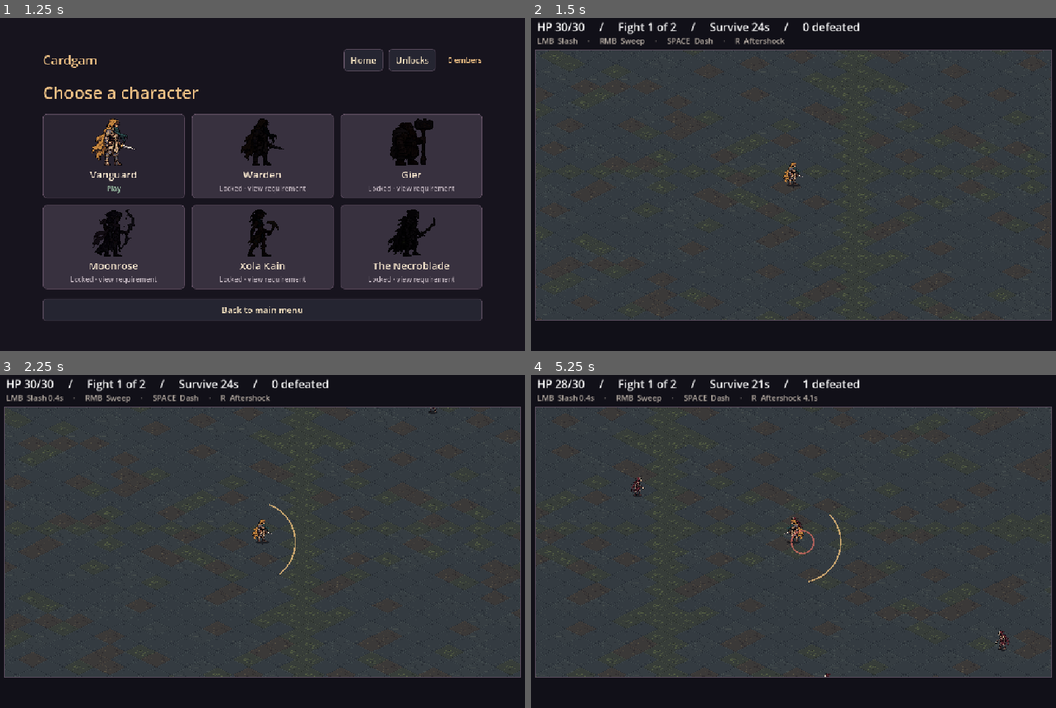
Above: before the commit, frames 1-4 (two rows, left to right).
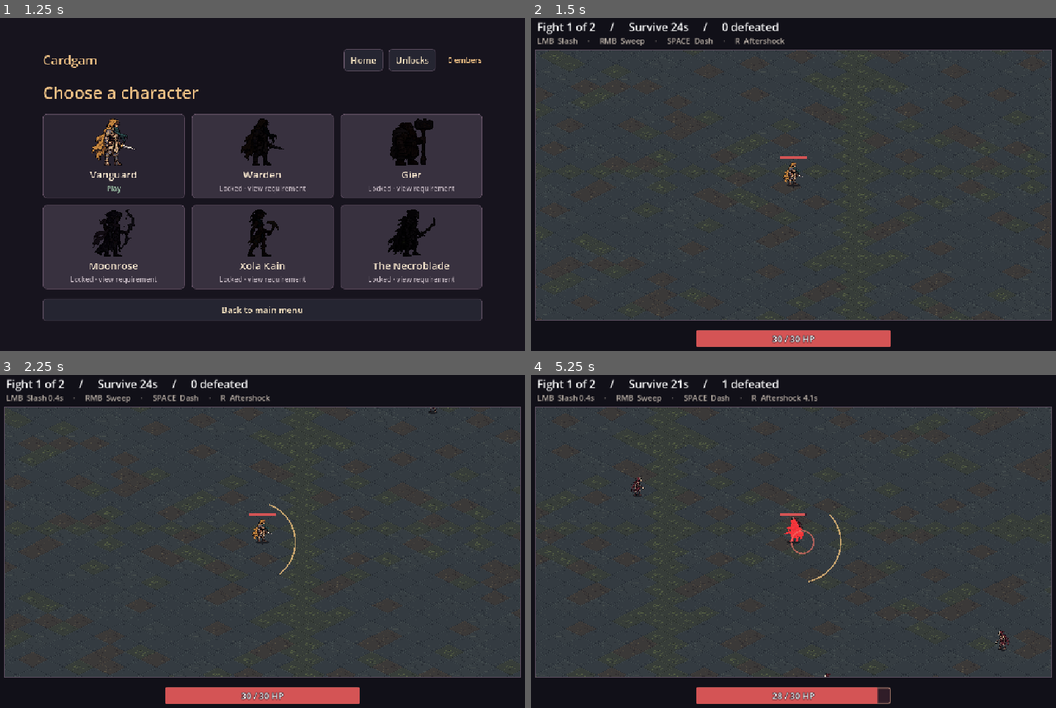
Above: after the commit, the same moments.

Repository: joelyou20/cardgam
Game: Godot game, scene res://arena.tscn
Same seed, same stepped clock (60 frames per second), same inputs: the game is played once before the commit and once after it.
Inputs (mouse positions are in pixels of both pictures, inside the frame that each line leads up to):
- Up to frame 1 (1.25 s): click "Play" at 0.5 s
- Up to frame 2 (1.5 s): click (646, 154) at 1.25 s
- Up to frame 3 (2.25 s): tap Enter at 2 s; move the mouse to (383, 524) at 2.02 s; hold D from 2.03 s (still down); tap 1 at 2.1 s; click (383, 524) at 2.17 s
- Up to frame 4 (5.25 s): tap Space at 2.27, 3.02, 4.52 s; move the mouse to (683, 558) at 2.77 s; release D at 2.78 s; hold S 2.78-3.53 s; tap 2 at 2.85 s; click (683, 558) at 2.92 s; move the mouse to (846, 464) at 3.52 s; hold D 3.53-4.28 s; tap 3 at 3.6 s; click (846, 464) at 3.67 s; move the mouse to (767, 611) at 4.27 s; hold W 4.28-5.03 s; tap R at 4.35 s; click (767, 611) at 4.42 s; move the mouse to (956, 594) at 5.02 s; hold A from 5.03 s (still down); tap 1 at 5.1 s; click (956, 594) at 5.17 s

Frame 1 is identical in both runs. In frame 2, 2.8% of the frame differs, in the area x 1-69%, y 1-99%; in frame 3, 2.8%; in frame 4, 2.9%.

Commit message:
Add damage numbers, health bars, and critical hit flashes

Diff:
--- a/main/arena.gd
+++ b/main/arena.gd
@@ -1,6 +1,14 @@
 extends Node2D
 
 const FrontMenu := preload("res://front_menu.gd")
+const MAX_HEALTH := 30
+const CRIT_CHANCE := 0.10
+const HIT_FLASH_TIME := 0.18
+const DAMAGE_NUMBER_TIME := 0.78
+const HIT_RED := Color("#ff333b")
+const HP_FILL := Color("#d45455")
+const HP_TRACK := Color("#301d28")
+const HP_BORDER := Color("#a27869")
 const WARDEN_COST := 3
 const GIER_KILLS := 30
 const XOLA_DRAFTS := 4
@@ -87,7 +95,9 @@
 var player_looks_left := false
 var player_is_warden := false
 var dash_left := 0.0
-var health := 30
+var health := MAX_HEALTH
+var player_flash_until := 0.0
+var player_hit_color := HIT_RED
 var beacon_health := 12
 var invulnerable := 0.0
 var shield := false
@@ -112,7 +122,12 @@
 var effects: Array[Dictionary] = []
 var fires: Array[Dictionary] = []
 var rng := RandomNumberGenerator.new()
-
+var crit_rng := RandomNumberGenerator.new()
+var damage_numbers: Array[Dictionary] = []
+var flash_masks := {}
+
+var health_bar: ProgressBar
+var health_text: Label
 var front_menu: Control
 var hud: Label
 var notice: Label
@@ -121,6 +136,8 @@
 
 func _ready() -> void:
 	rng.randomize()
+	crit_rng.randomize()
+	build_flash_masks()
 	texture_filter = CanvasItem.TEXTURE_FILTER_NEAREST
 	load_progress()
 	build_interface()
@@ -153,6 +170,7 @@
 	notice.position = Vector2(28, 48)
 	notice.modulate = Color("#bdb3a9")
 	layer.add_child(notice)
+	build_health_bar(layer)
 	overlay = PanelContainer.new()
 	overlay.position = Vector2(245, 115)
 	overlay.custom_minimum_size.x = 630
@@ -173,7 +191,43 @@
 	front_menu = FrontMenu.new(self, theme)
 	layer.add_child(front_menu)
 
+func build_health_bar(layer: CanvasLayer) -> void:
+	health_bar = ProgressBar.new()
+	layer.add_child(health_bar)
+	health_bar.set_anchors_and_offsets_preset(Control.PRESET_CENTER_BOTTOM)
+	health_bar.offset_left = -202
+	health_bar.offset_right = 202
+	health_bar.offset_top = -58
+	health_bar.offset_bottom = -24
+	health_bar.max_value = MAX_HEALTH
+	health_bar.show_percentage = false
+	health_bar.mouse_filter = Control.MOUSE_FILTER_IGNORE
+	var track := StyleBoxFlat.new()
+	track.bg_color = HP_TRACK
+	track.border_color = HP_BORDER
+	track.set_border_width_all(2)
+	track.set_corner_radius_all(4)
+	var fill := StyleBoxFlat.new()
+	fill.bg_color = HP_FILL
+	fill.set_corner_radius_all(3)
+	health_bar.add_theme_stylebox_override("background", track)
+	health_bar.add_theme_stylebox_override("fill", fill)
+	health_text = Label.new()
+	health_text.horizontal_alignment = HORIZONTAL_ALIGNMENT_CENTER
+	health_text.vertical_alignment = VERTICAL_ALIGNMENT_CENTER
+	health_text.mouse_filter = Control.MOUSE_FILTER_IGNORE
+	health_text.add_theme_color_override("font_outline_color", Color("#210f19"))
+	health_text.add_theme_constant_override("outline_size", 5)
+	health_text.add_theme_font_size_override("font_size", 18)
+	health_bar.add_child(health_text)
+	health_text.set_anchors_and_offsets_preset(Control.PRESET_FULL_RECT)
+
+func update_health_display() -> void:
+	health_bar.value = health
+	health_text.text = "%d / %d HP" % [health, MAX_HEALTH]
+
 func show_menu(title: String, description: String) -> void:
+	health_bar.hide()
 	for child in options.get_children():
 		options.remove_child(child)
 		child.queue_free()
@@ -205,6 +259,9 @@
 	character = "Vanguard"
 	hero = HeroActions.new(self)
 	phase = "title"
+	health_bar.hide()
+	damage_numbers.clear()
+	player_flash_until = 0.0
 	deck.clear()
 	enemies.clear()
 	fires.clear()
@@ -256,7 +313,7 @@
 	player_is_warden = character == "Warden"
 	deck.clear()
 	run_unlocks.clear()
-	health = 30
+	health = MAX_HEALTH
 	kills = 0
 	stage = 1
 	route = ""
@@ -280,10 +337,14 @@
 	previous_attack = -1
 	shield = false
 	elapsed = 0.0
+	damage_numbers.clear()
+	player_flash_until = 0.0
 	spawn_left = 0.2
 	if route == "road":
 		spawn_enemy(true)
 	overlay.hide()
+	health_bar.show()
+	update_hud()
 
 func _unhandled_input(event: InputEvent) -> void:
 	var ability := -1
@@ -328,6 +389,7 @@
 
 func update_fight(delta: float) -> void:
 	elapsed += delta
+	damage_numbers = damage_numbers.filter(func(number): return elapsed - number.time < DAMAGE_NUMBER_TIME)
 	for index in range(cooldowns.size()):
 		cooldowns[index] = maxf(0.0, cooldowns[index] - delta)
 	invulnerable = maxf(0.0, invulnerable - delta)
@@ -372,7 +434,8 @@
 		objective = "Protect the beacon · %d/12 · %ds" % [beacon_health, maxi(0, ceili(23.0 - elapsed))]
 	elif route == "road":
 		objective = "Defeat the road captain"
-	hud.text = "HP %d/30     /     Fight %d of 2     /     %s     /     %d defeated" % [health, stage, objective, kills]
+	hud.text = "Fight %d of 2     /     %s     /     %d defeated" % [stage, objective, kills]
+	update_health_display()
 	var status := PackedStringArray()
 	for index in range(CONTROLS.size()):
 		var recovery: float = cooldowns[index]
@@ -445,10 +508,9 @@
 			shield = false
 			strike(position_in_arena, facing, 95.0, -1.0, 2, 85.0, 0.9)
 			if "Beacon Oath" in deck:
-				health = mini(30, health + 4)
+				heal_player(4)
 		else:
-			health = maxi(0, health - (4 if enemy.elite else 2))
-			hero.hidden = 0.0
+			damage_player(2, enemy.elite)
 			add_effect(position_in_arena, 28, Color("#ef746a"))
 	elif enemy.raider and ally.is_empty() and offset.length() <= contact:
 		beacon_health = maxi(0, beacon_health - 1)
@@ -514,6 +576,34 @@
 		var shove := -65.0 if "Undertow" in deck else 30.0
 		strike(position_in_arena, aim, 120.0, -1.0, 2, shove, 0.55)
 
+func damage_enemy(enemy: Dictionary, base_damage: int) -> void:
+	if base_damage <= 0 or enemy.hp <= 0:
+		return
+	var critical := crit_rng.randf() < CRIT_CHANCE
+	var damage := base_damage * (2 if critical else 1)
+	enemy.hp = maxi(0, enemy.hp - damage)
+	var tint := Color.WHITE if critical else HIT_RED
+	if critical or elapsed >= enemy.get("flash_until", 0.0) or enemy.get("hit_color", HIT_RED) != Color.WHITE:
+		enemy.hit_color = tint
+		enemy.flash_until = elapsed + HIT_FLASH_TIME
+	var height := 57.0 if enemy.elite else 38.0
+	var drift := float(posmod(enemy.id + damage_numbers.size() * 7, 19) - 9)
+	damage_numbers.append({"pos": enemy.pos - Vector2(0, height + 11), "time": elapsed, "damage": damage, "critical": critical, "drift": drift})
+
+func damage_player(base_damage: int, critical: bool) -> void:
+	if base_damage <= 0 or health <= 0:
+		return
+	health = maxi(0, health - base_damage * (2 if critical else 1))
+	hero.hidden = 0.0
+	if critical or elapsed >= player_flash_until or player_hit_color != Color.WHITE:
+		player_hit_color = Color.WHITE if critical else HIT_RED
+		player_flash_until = elapsed + HIT_FLASH_TIME
+	update_health_display()
+
+func heal_player(amount: int) -> void:
+	health = mini(MAX_HEALTH, health + amount)
+	update_health_display()
+
 func strike(origin: Vector2, aim: Vector2, reach: float, arc: float, damage: int, knockback := 0.0, stagger := 0.0, excluded := {}) -> Array[Dictionary]:
 	var hits: Array[Dictionary] = []
 	for enemy in enemies:
@@ -522,7 +612,7 @@
 			continue
 		if offset != Vector2.ZERO and offset.normalized().dot(aim) < arc:
 			continue
-		enemy.hp -= damage
+		damage_enemy(enemy, damage)
 		enemy.stagger = maxf(enemy.stagger, stagger)
 		var displacement := knockback
 		if knockback < 0.0:
@@ -544,7 +634,7 @@
 		fire.tick = 0.45
 		for enemy in enemies:
 			if fire.pos.distance_squared_to(enemy.pos) <= 72.0 * 72.0:
-				enemy.hp -= 1
+				damage_enemy(enemy, 1)
 	fires = fires.filter(func(fire): return fire.life > 0)
 
 func remove_defeated() -> void:
@@ -576,6 +666,7 @@
 	if elapsed < 24.0:
 		phase = "fight"
 		overlay.hide()
+		health_bar.show()
 		return
 	phase = "story"
 	show_menu("The ferryman’s signal", "The ferryman needs the beacon lit to guide his boat through the fog. Raiders are already on the bank. An old road bypasses the crossing, but its captain bars the way.")
@@ -585,7 +676,7 @@
 func choose_route(choice: String) -> void:
 	route = choice
 	stage = 2
-	health = mini(30, health + 8)
+	heal_player(8)
 	begin_fight()
 
 func finish_run(won: bool) -> void:
@@ -657,7 +748,44 @@
 			var source := Rect2(clipped.position - tile.position + Vector2(variant * TILE_SIZE.x, 0), clipped.size)
 			draw_texture_rect_region(TERRAIN_ART, Rect2(clipped.position - offset, clipped.size), source)
 
-func draw_actor(art: Texture2D, feet: Vector2, height: float, looks_left: bool, tint: Color) -> void:
+func build_flash_masks() -> void:
+	var textures := HERO_ART.values()
+	textures.append(PLAYER_ART)
+	textures.append(ENEMY_ART)
+	for art in textures:
+		var source: Image = art.get_image()
+		var mask := Image.create_empty(source.get_width(), source.get_height(), false, Image.FORMAT_RGBA8)
+		for y in range(source.get_height()):
+			for x in range(source.get_width()):
+				mask.set_pixel(x, y, Color(1.0, 1.0, 1.0, source.get_pixel(x, y).a))
+		flash_masks[art] = ImageTexture.create_from_image(mask)
+
+func draw_health_above_player(feet: Vector2) -> void:
+	var bar := Rect2(feet - Vector2(28, 48 + hero.lift + 12), Vector2(56, 7))
+	draw_rect(bar, HP_BORDER)
+	var track := bar.grow(-1)
+	draw_rect(track, HP_TRACK)
+	track.size.x *= float(health) / MAX_HEALTH
+	if track.has_area():
+		draw_rect(track, HP_FILL)
+
+func draw_damage_numbers(offset: Vector2) -> void:
+	var font := ThemeDB.fallback_font
+	for number in damage_numbers:
+		var progress := clampf((elapsed - number.time) / DAMAGE_NUMBER_TIME, 0.0, 1.0)
+		var point: Vector2 = number.pos - offset + Vector2(number.drift * progress, -35.0 * ease(progress, 0.65))
+		if not FIELD.grow(24.0).has_point(point):
+			continue
+		var text := str(number.damage)
+		var font_size := 25 if number.critical else 18
+		var alpha := 1.0 - smoothstep(0.48, 1.0, progress)
+		var color := Color.WHITE if number.critical else Color("#ffd696")
+		color.a = alpha
+		point.x -= font.get_string_size(text, HORIZONTAL_ALIGNMENT_LEFT, -1, font_size).x / 2.0
+		draw_string_outline(font, point, text, HORIZONTAL_ALIGNMENT_LEFT, -1, font_size, 6 if number.critical else 4, Color(0.08, 0.05, 0.08, alpha))
+		draw_string(font, point, text, HORIZONTAL_ALIGNMENT_LEFT, -1, font_size, color)
+
+func draw_actor(art: Texture2D, feet: Vector2, height: float, looks_left: bool, tint: Color, flash := Color.TRANSPARENT, flash_until := 0.0) -> void:
 	feet = feet.round()
 	var width := roundf(height * art.get_width() / art.get_height())
 	var shadow := PackedVector2Array()
@@ -665,7 +793,11 @@
 		shadow.append(feet + Vector2.from_angle(TAU * index / 16.0) * Vector2(width * 0.31, 4))
 	draw_colored_polygon(shadow, Color(0.06, 0.055, 0.075, 0.62))
 	draw_set_transform(feet, 0.0, Vector2(-1, 1) if looks_left else Vector2.ONE)
-	draw_texture_rect(art, Rect2(-width / 2.0, -height, width, height), false, tint)
+	var bounds := Rect2(-width / 2.0, -height, width, height)
+	draw_texture_rect(art, bounds, false, tint)
+	if flash_until > elapsed:
+		flash.a = smoothstep(0.0, HIT_FLASH_TIME * 0.65, flash_until - elapsed)
+		draw_texture_rect(flash_masks[art], bounds, false, flash)
 	draw_set_transform(Vector2.ZERO)
 
 func draw_player(feet: Vector2) -> void:
@@ -678,7 +810,7 @@
 		looks_left = fmod(hero.spin * 11.0, 2.0) > 1.0
 		var angle := hero.spin * -14.0
 		draw_arc(feet, 56.0, angle, angle + PI * 1.45, 32, Color("#ef9f57"), 4.0, true)
-	draw_actor(art, feet - Vector2(0, hero.lift), 48.0, looks_left, tint)
+	draw_actor(art, feet - Vector2(0, hero.lift), 48.0, looks_left, tint, player_hit_color, player_flash_until)
 	if shield:
 		draw_arc(feet, 21.0, 0, TAU, 24, Color("#91cbbb"), 2.0)
 
@@ -689,7 +821,7 @@
 		tint = Color("#ffbe88")
 	if enemy.stagger > 0.0:
 		tint = Color("#91a5bd")
-	draw_actor(ENEMY_ART, feet, height, enemy.looks_left, tint)
+	draw_actor(ENEMY_ART, feet, height, enemy.looks_left, tint, enemy.get("hit_color", HIT_RED), enemy.get("flash_until", 0.0))
 	if enemy.elite:
 		var bar := feet + Vector2(-22, -height - 7)
 		draw_rect(Rect2(bar, Vector2(44, 4)), Color("#432b38"))
@@ -739,6 +871,9 @@
 		var half_arc: float = PI if effect.aim == Vector2.ZERO else acos(effect.arc)
 		var angle: float = effect.aim.angle()
 		draw_arc(effect.pos - offset, effect.radius * (1.0 - effect.life), angle - half_arc, angle + half_arc, 32, color, 3.0)
+	draw_damage_numbers(offset)
+	if phase == "fight":
+		draw_health_above_player(SCREEN_CENTER)
 	# Keep world effects out of the HUD margins.
 	draw_rect(Rect2(0, 0, 1120, FIELD.position.y), Color("#111018"))
 	draw_rect(Rect2(0, FIELD.end.y, 1120, 720 - FIELD.end.y), Color("#111018"))
--- a/main/hero_actions.gd
+++ b/main/hero_actions.gd
@@ -84,7 +84,7 @@
 				0:
 					var hits: Array = arena.strike(origin, aim, 93.0, 0.45, 2)
 					var heal := mini(hits.size(), 3) * (2 if has_card("Blood Tithe") else 1)
-					arena.health = mini(30, arena.health + heal)
+					arena.heal_player(heal)
 				1:
 					for enemy in arena.strike(cursor, aim, 87.0, -1.0, 6):
 						if enemy.hp <= 0:
@@ -121,7 +121,7 @@
 		if nearest.distance_squared_to(enemy.pos) > width * width:
 			continue
 		hits.append(enemy.id)
-		enemy.hp -= damage
+		arena.damage_enemy(enemy, damage)
 		enemy.stagger = maxf(enemy.stagger, stun)
 		enemy.pos += (end - start).normalized() * push
 	if color.a > 0.0:
@@ -234,7 +234,7 @@
 			ally.pos = ally.pos.move_toward(target.pos, 215.0 * delta)
 		elif ally.tick <= 0.0:
 			ally.tick = 0.48 if has_card("Frenzied Bones") else 0.7
-			target.hp -= 2
+			arena.damage_enemy(target, 2)
 			arena.add_effect(target.pos, 24.0, GREEN)
 	summons = summons.filter(func(ally): return ally.hp > 0 and ally.life > 0.0)
 
